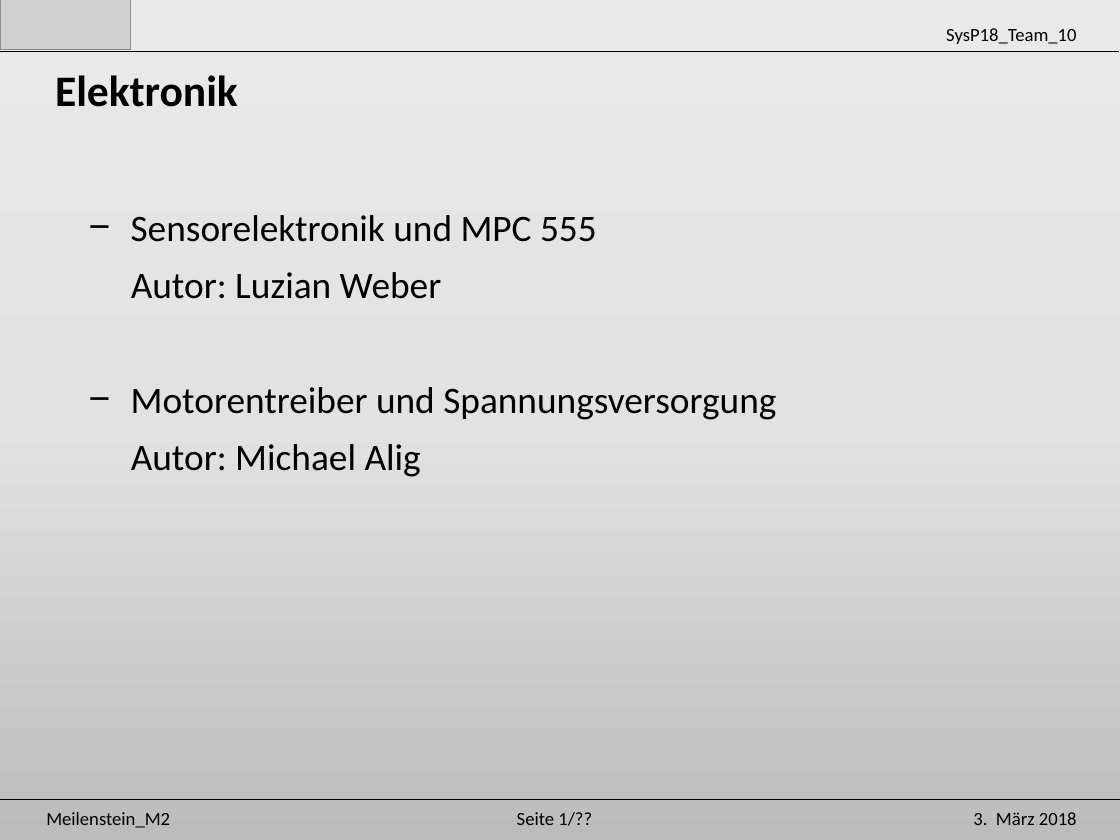
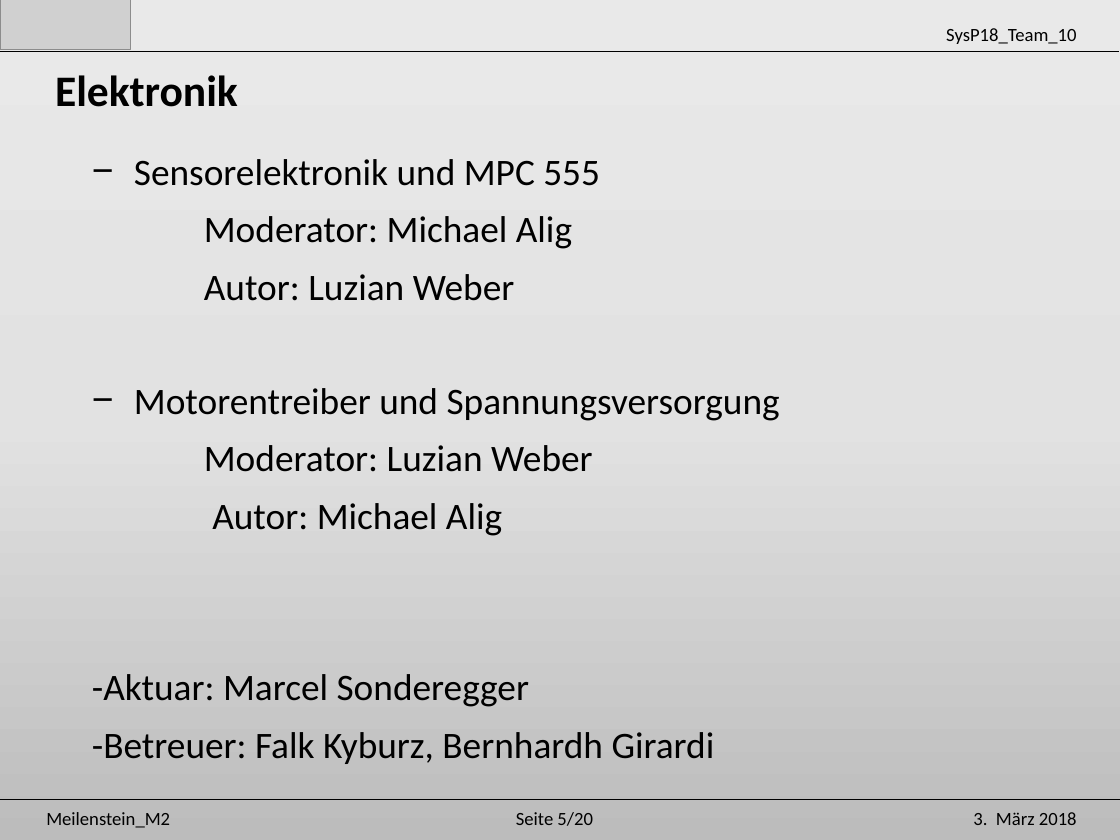
Before and after one commit to Unaqwyn/SysP18_1cv, a slide deck: slide 6 of 01_Organisation/02_Meilensteine/m2/Praesentation_m2.pptx. Drawn at 1120x840 pixels with LibreOffice and Linux fonts; fonts in the diff are those of the drawing; grey boxes stand for pictures. Boxes give left, top, right and bottom in pixels: in the first picture for what was removed or moved away, otherwise in the second. Text is boxed around its words. In the diff, an @@ line names an element or a change of style, - is before the commit and + after.

```diff
--- a/01_Organisation/02_Meilensteine/m2/Praesentation_m2.pptx
+++ b/01_Organisation/02_Meilensteine/m2/Praesentation_m2.pptx
@@ text "Sensorelektronik und MPC 555": place and size @@
-text "Sensorelektronik und MPC 555" at (131,215,776,477)
+text "Sensorelektronik und MPC 555" at (92,159,780,764)
@@ text at (204,216,572,249): paragraph added @@
+Moderator: Michael Alig
@@ text at (204,445,593,472): paragraph added @@
+Moderator: Luzian Weber
@@ text at (92,674,715,764): paragraphs added @@
+-Aktuar: Marcel Sonderegger
+-Betreuer: Falk Kyburz, Bernhardh Girardi
@@ text at (516,812,593,826): text changed @@
-Seite 1/??
+Seite 5/20
```
Also in this commit, not shown: 18 other slides changed, 1 slide added.
